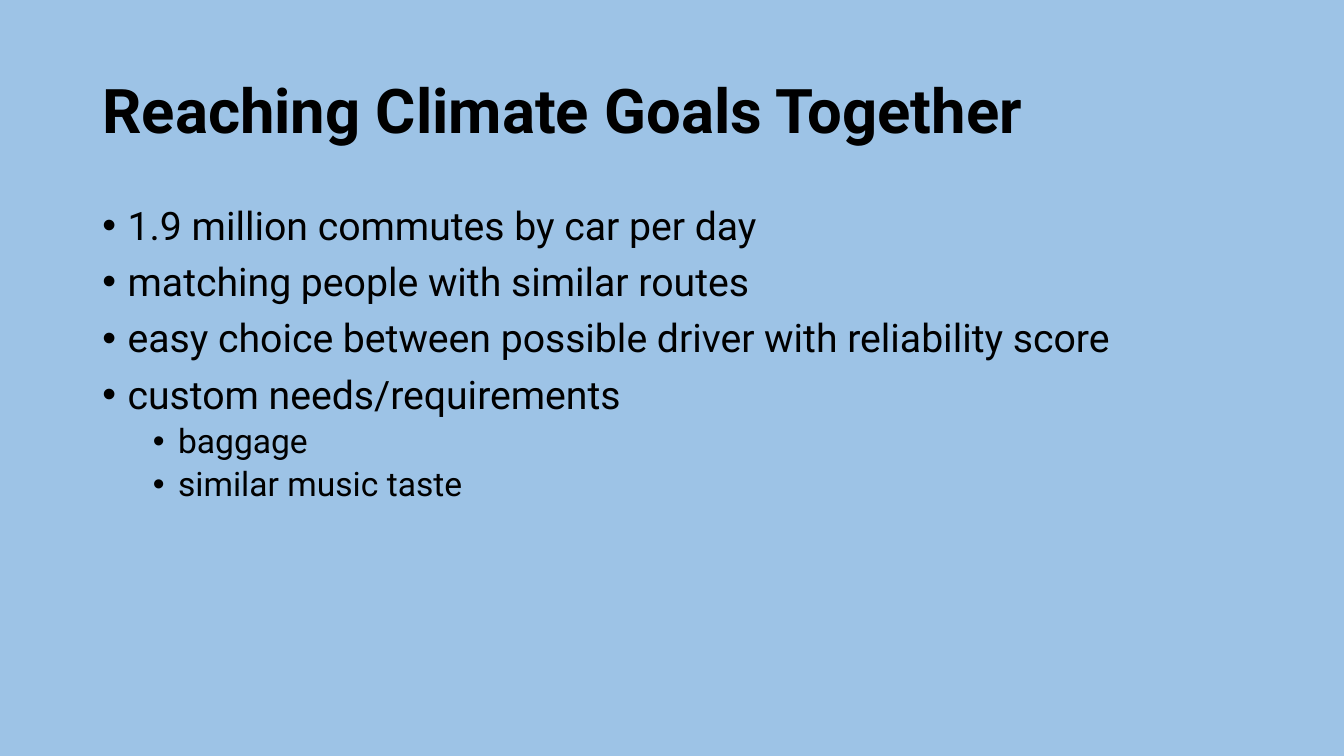
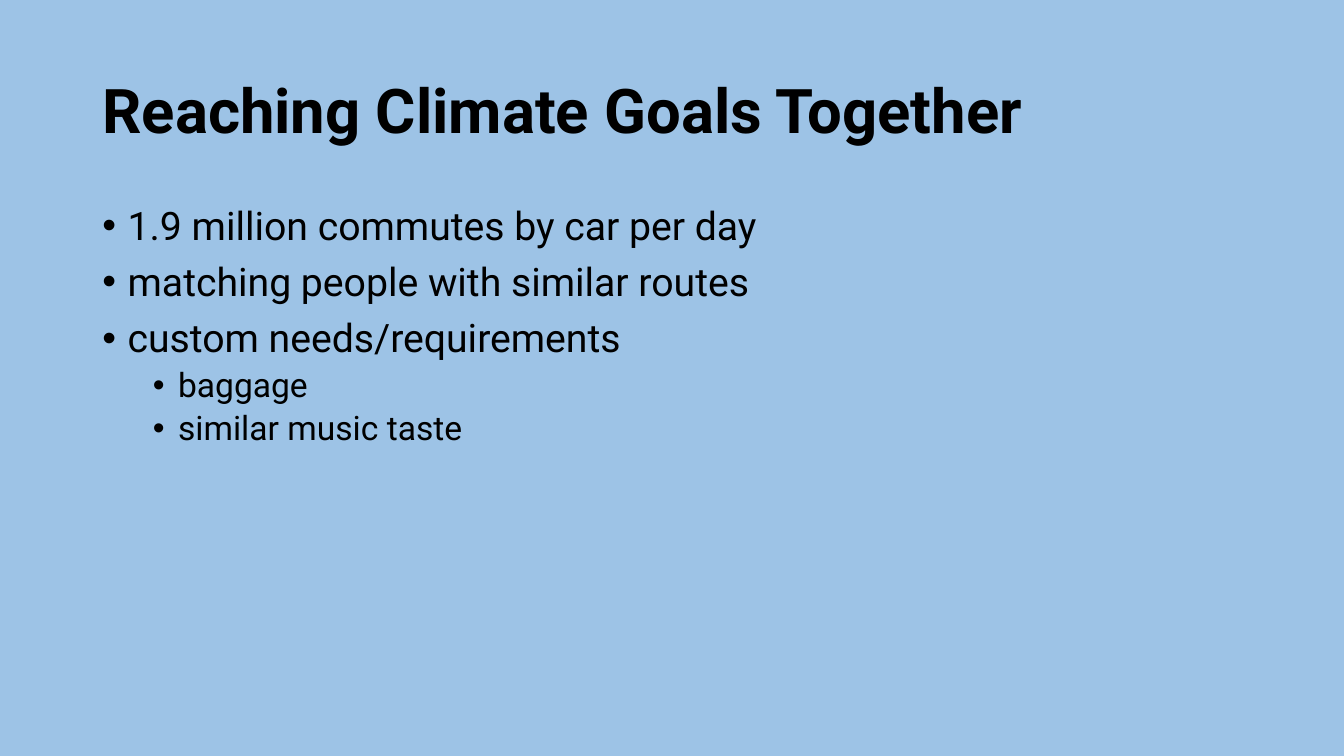
Before and after one commit to lumagician/dachfenster, a slide deck: slide 3 of static/dachfenster-pitch.pptx. Drawn at 1344x756 pixels with LibreOffice and Linux fonts; fonts in the diff are those of the drawing. Boxes give left, top, right and bottom in pixels: in the first picture for what was removed or moved away, otherwise in the second. Text is boxed around its words. In the diff, an @@ line names an element or a change of style, - is before the commit and + after.

```diff
--- a/static/dachfenster-pitch.pptx
+++ b/static/dachfenster-pitch.pptx
@@ text at box(128, 322, 1110, 361): paragraph removed @@
-• easy choice between possible driver with reliability score
```
Also in this commit, not shown: 2 other slides changed, 2 other files.
